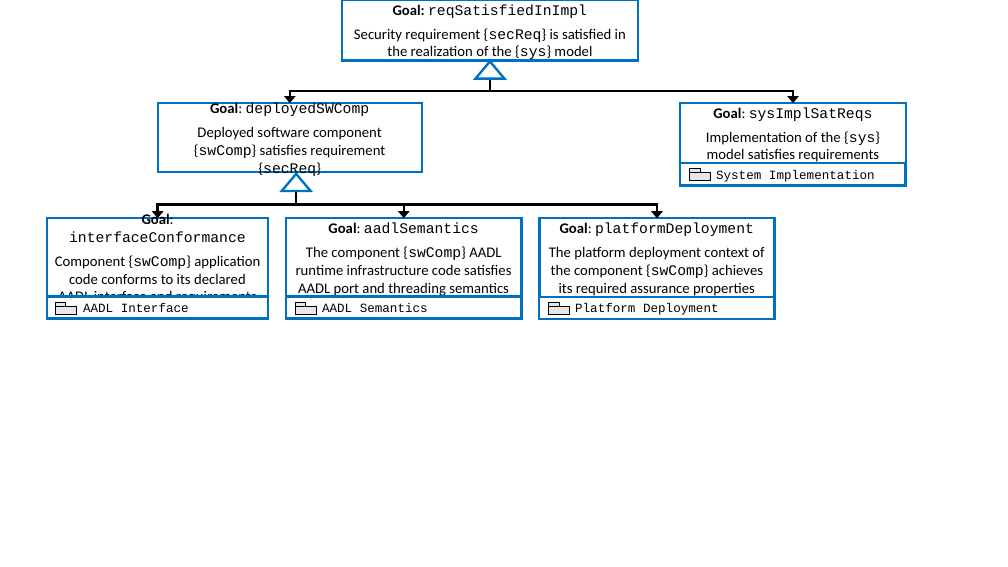
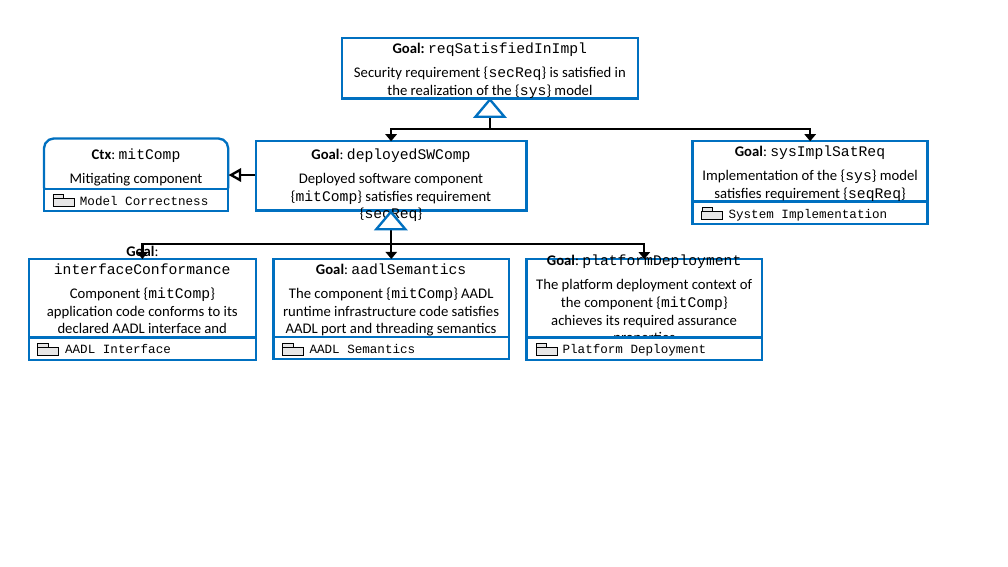
Before and after one commit to iamundson/case-assurance-pattern, a slide deck: slide 9 of figs/figures.pptx. Drawn at 1008x567 pixels with LibreOffice and Linux fonts; fonts in the diff are those of the drawing. Boxes give left, top, right and bottom in pixels: in the first picture for what was removed or moved away, otherwise in the second. Text is boxed around its words. In the diff, an @@ line names an element or a change of style, - is before the commit and + after.

```diff
--- a/figs/figures.pptx
+++ b/figs/figures.pptx
@@ rounded rectangle "Goal: reqSatisfiedInImpl": place and size @@
-rounded rectangle "Goal: reqSatisfiedInImpl" at (343, 0, 638, 60)
+rounded rectangle "Goal: reqSatisfiedInImpl" at (343, 39, 638, 99)
@@ elbow arrow moved from (490, 79) - (290, 103) to (490, 116) - (391, 141) @@
@@ triangle: place and size @@
-triangle at (476, 61, 504, 79)
+triangle at (476, 100, 504, 117)
@@ elbow arrow moved from (490, 79) - (793, 103) to (490, 116) - (811, 141) @@
@@ rounded rectangle added at (44, 138, 228, 197), fill #FFFFFF, outline #0070C0 2.25 pt, 14 pt, text #000000 @@
+Ctx: mitComp
+Mitigating component
@@ rounded rectangle "Goal: deployedSWComp": place and size @@
-rounded rectangle "Goal: deployedSWComp" at (158, 103, 422, 172)
+rounded rectangle "Goal: deployedSWComp" at (256, 141, 526, 211)
@@ rounded rectangle "Goal: deployedSWComp" at (256, 141, 526, 211): vertical alignment middle to top @@
@@ rounded rectangle "Goal: sysImplSatReq": place and size @@
-rounded rectangle "Goal: sysImplSatReq" at (681, 103, 907, 163)
+rounded rectangle "Goal: sysImplSatReq" at (693, 141, 928, 202)
@@ text in rounded rectangle at (702, 145, 918, 202): text changed @@
-Goal: sysImplSatReqs
-Implementation of the {sys} model satisfies requirements
+Goal: sysImplSatReq
+Implementation of the {sys} model satisfies requirement {seqReq}
@@ triangle added at (231, 171, 240, 180), fill #FFFFFF, outline #000000 2.25 pt @@
@@ line added from (255, 175) to (240, 175), #000000 2.25 pt @@
@@ text in rounded rectangle at (291, 172, 491, 223): text changed @@
-Deployed software component {swComp} satisfies requirement {secReq}
+Deployed software component {mitComp} satisfies requirement {secReq}
@@ rounded rectangle added at (44, 189, 228, 211), fill #FFFFFF, outline #0070C0 2.25 pt, 12 pt, text #000000 @@
+Model Correctness
@@ rectangle added at (53, 198, 74, 206), fill #E7E6E6, outline #000000 0.5 pt @@
@@ rectangle added at (53, 194, 64, 198), fill #E7E6E6, outline #000000 0.5 pt @@
@@ rounded rectangle "System Implementation": place and size @@
-rounded rectangle "System Implementation" at (681, 163, 906, 185)
+rounded rectangle "System Implementation" at (693, 202, 928, 224)
@@ rectangle: place and size @@
-rectangle at (690, 169, 700, 172)
+rectangle at (702, 207, 712, 211)
@@ elbow arrow moved from (296, 191) - (158, 219) to (391, 229) - (142, 259) @@
@@ triangle: place and size @@
-triangle at (282, 174, 311, 191)
+triangle at (377, 212, 405, 229)
@@ elbow arrow moved from (296, 191) - (657, 219) to (391, 229) - (644, 259) @@
@@ elbow arrow moved from (296, 191) - (404, 219) to (391, 229) - (392, 259) @@
@@ rectangle: place and size @@
-rectangle at (690, 172, 711, 181)
+rectangle at (702, 211, 723, 219)
@@ rounded rectangle "Goal: interfaceConformance": place and size @@
-rounded rectangle "Goal: interfaceConformance" at (47, 219, 268, 297)
+rounded rectangle "Goal: interfaceConformance" at (29, 259, 256, 338)
@@ text in rounded rectangle at (47, 287, 238, 353): text changed @@
-Component {swComp} application code conforms to its declared AADL interface and requirements
+Component {mitComp} application code conforms to its declared AADL interface and requirements
@@ text in rounded rectangle at (283, 287, 499, 338): text changed @@
-The component {swComp} AADL runtime infrastructure code satisfies AADL port and threading semantics
+The component {mitComp} AADL runtime infrastructure code satisfies AADL port and threading semantics
@@ text in rounded rectangle at (536, 278, 752, 347): text changed @@
-The platform deployment context of the component {swComp} achieves its required assurance properties
+The platform deployment context of the component {mitComp} achieves its required assurance properties
@@ rounded rectangle "AADL Interface": place and size @@
-rounded rectangle "AADL Interface" at (47, 296, 268, 318)
+rounded rectangle "AADL Interface" at (29, 338, 256, 360)
@@ 4 rectangles, 1 rounded rectangle: place and size @@
-4 rectangles, 1 rounded rectangle at (55, 219, 775, 315)
+4 rectangles, 1 rounded rectangle at (38, 259, 762, 356)
@@ 3 rounded rectangles, 2 rectangles: place and size @@
-3 rounded rectangles, 2 rectangles at (286, 219, 774, 319)
+3 rounded rectangles, 2 rectangles at (274, 259, 762, 360)
```
Also in this commit, not shown: 6 other slides changed, 9 other files.
